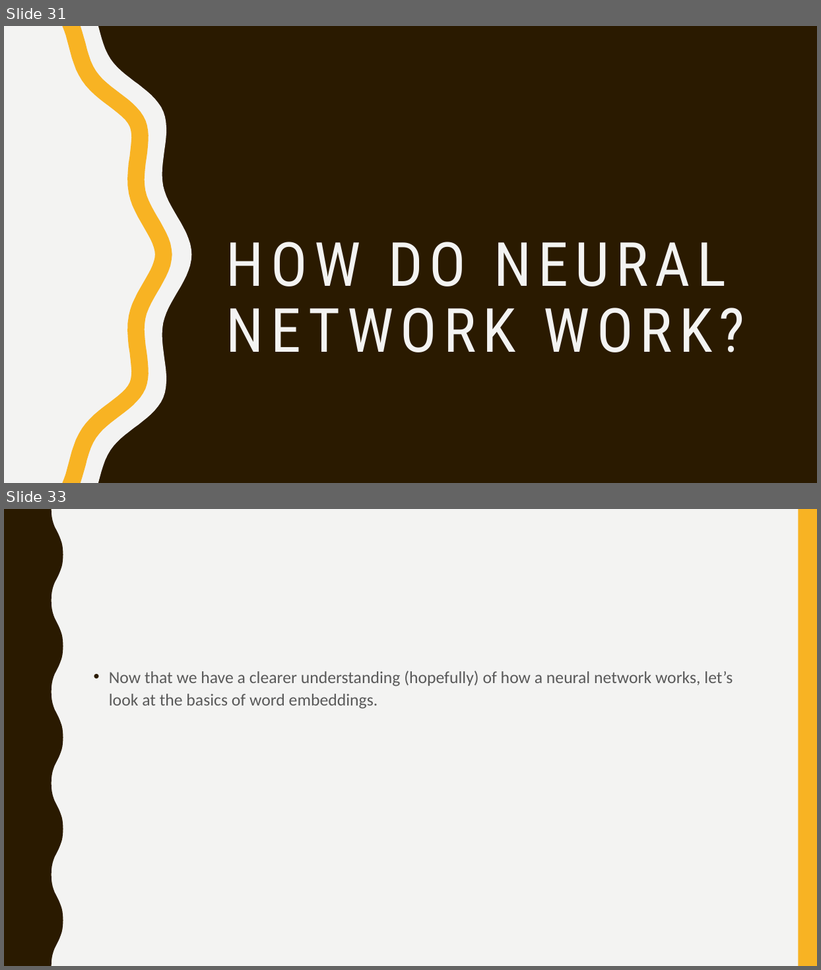
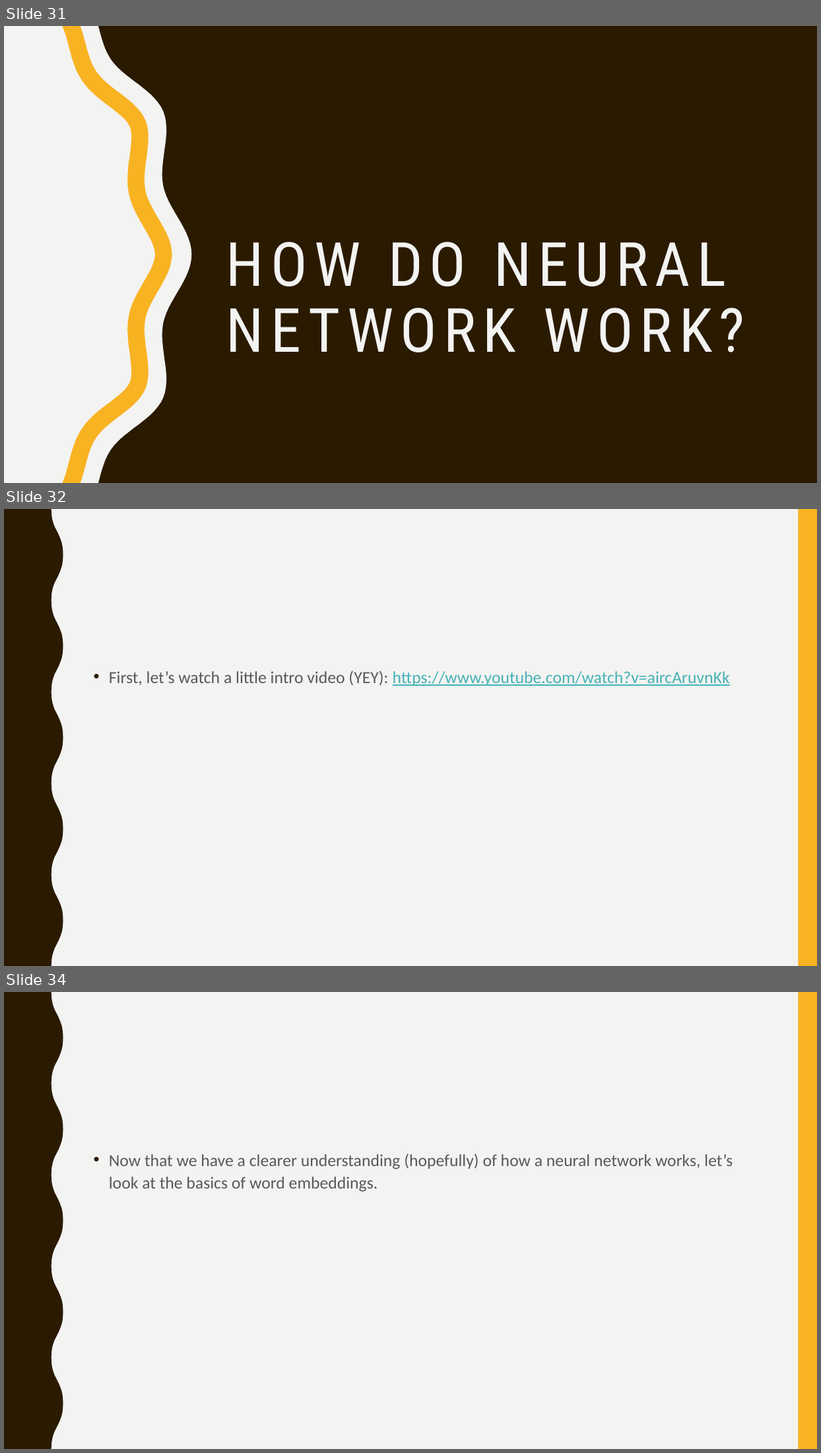
Before and after one commit to svallejovera/cta_updated, a slide deck: slides/8 Neural Networks and Word Embeddings.pptx. Shown one above the other, each under a label of ours: slides 31 and 33 before the commit, slides 31, 32 and 34 after it; the slides between them are not shown. The pictures are 821x970 and 821x1453 pixels, drawn with LibreOffice and Linux fonts; fonts in the diff are those of the drawing. Boxes give left, top, right and bottom in pixels: in the first picture for what was removed or moved away, otherwise in the second. Text is boxed around its words. In the diff, an @@ line names an element or a change of style, - is before the commit and + after.

```diff
--- a/slides/8 Neural Networks and Word Embeddings.pptx
+++ b/slides/8 Neural Networks and Word Embeddings.pptx
@@ slide 32 added at (4,509,817,966), background #F3F3F2; not listed: 2 template elements that a slide beside it also shows @@
@@ text added at (109,671,730,686), 20 pt, text #46B2B5, underline @@
+• First, let’s watch a little intro video (YEY): https://www.youtube.com/watch?v=aircAruvnKk
@@ what was slide 33 is now slide 34 @@
```
Also in this commit, not shown: 2 slides changed, 5 other slides added, 1 slide removed, 36 other files.
